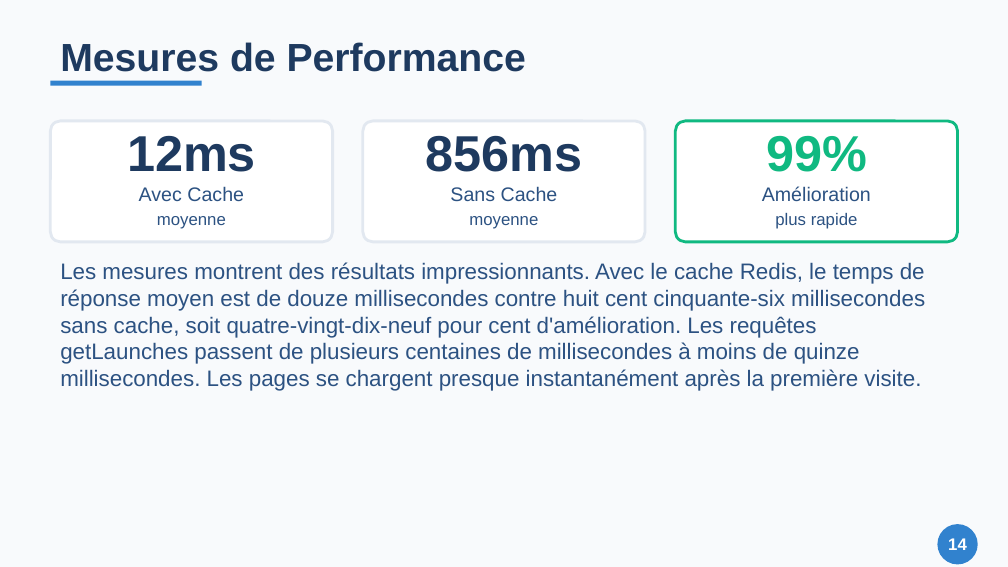
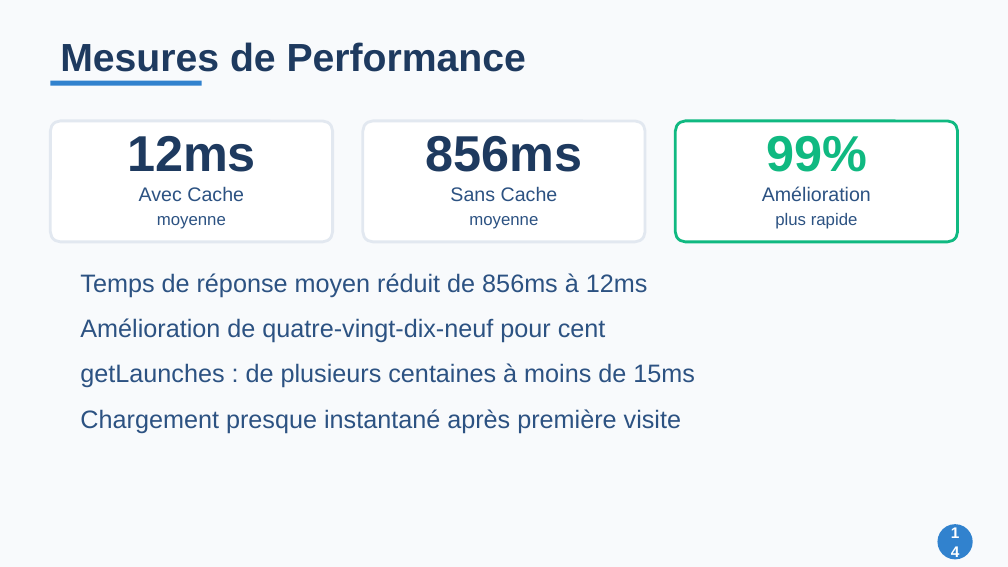
Before and after one commit to Zeinot/marketplace-saas, a slide deck: slide 14 of output/Presentation_Cache_Redis.pptx. Drawn at 1008x567 pixels with LibreOffice and Linux fonts; fonts in the diff are those of the drawing. Boxes give left, top, right and bottom in pixels: in the first picture for what was removed or moved away, otherwise in the second. Text is boxed around its words. In the diff, an @@ line names an element or a change of style, - is before the commit and + after.

```diff
--- a/output/Presentation_Cache_Redis.pptx
+++ b/output/Presentation_Cache_Redis.pptx
@@ text "Temps de réponse moyen réduit ..." at (80, 273, 648, 297): vertical alignment top to middle @@
@@ text at (80, 273, 648, 297): text changed; size 16 to 18 pt @@
-Les mesures montrent des résultats impressionnants. Avec le cache Redis, le temps de réponse moyen est de douze millisecondes contre huit cent cinquante-six millisecondes sans cache, soit quatre-vingt-dix-neuf pour cent d'amélioration. Les requêtes getLaunches passent de plusieurs centaines de millisecondes à moins de quinze millisecondes. Les pages se chargent presque instantanément après la première visite.
+Temps de réponse moyen réduit de 856ms à 12ms
@@ text added at (80, 318, 606, 343), 18 pt, text #2C5282 @@
+Amélioration de quatre-vingt-dix-neuf pour cent
@@ text added at (80, 363, 695, 388), 18 pt, text #2C5282 @@
+getLaunches : de plusieurs centaines à moins de 15ms
@@ text added at (80, 409, 681, 434), 18 pt, text #2C5282 @@
+Chargement presque instantané après première visite
@@ text "14" at (937, 524, 973, 559): size 12 to 11 pt @@
@@ ellipse: place and size @@
-ellipse at (937, 524, 978, 564)
+ellipse at (937, 524, 973, 559)
```
Also in this commit, not shown: 19 other slides changed, 6 other files.
